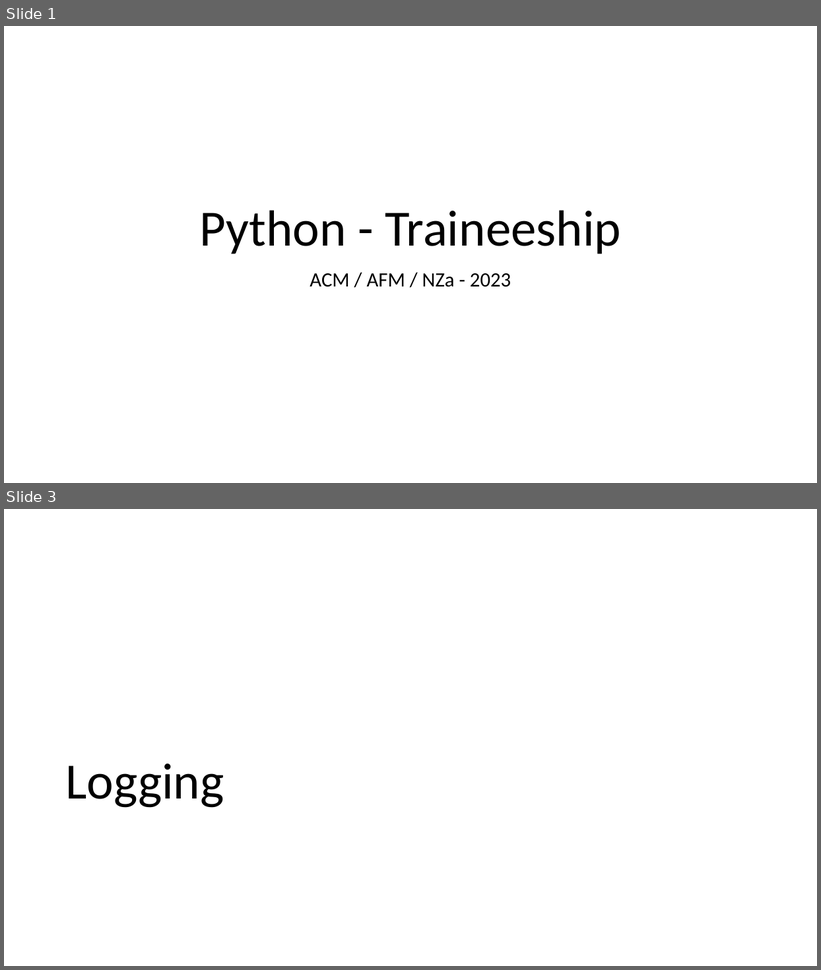
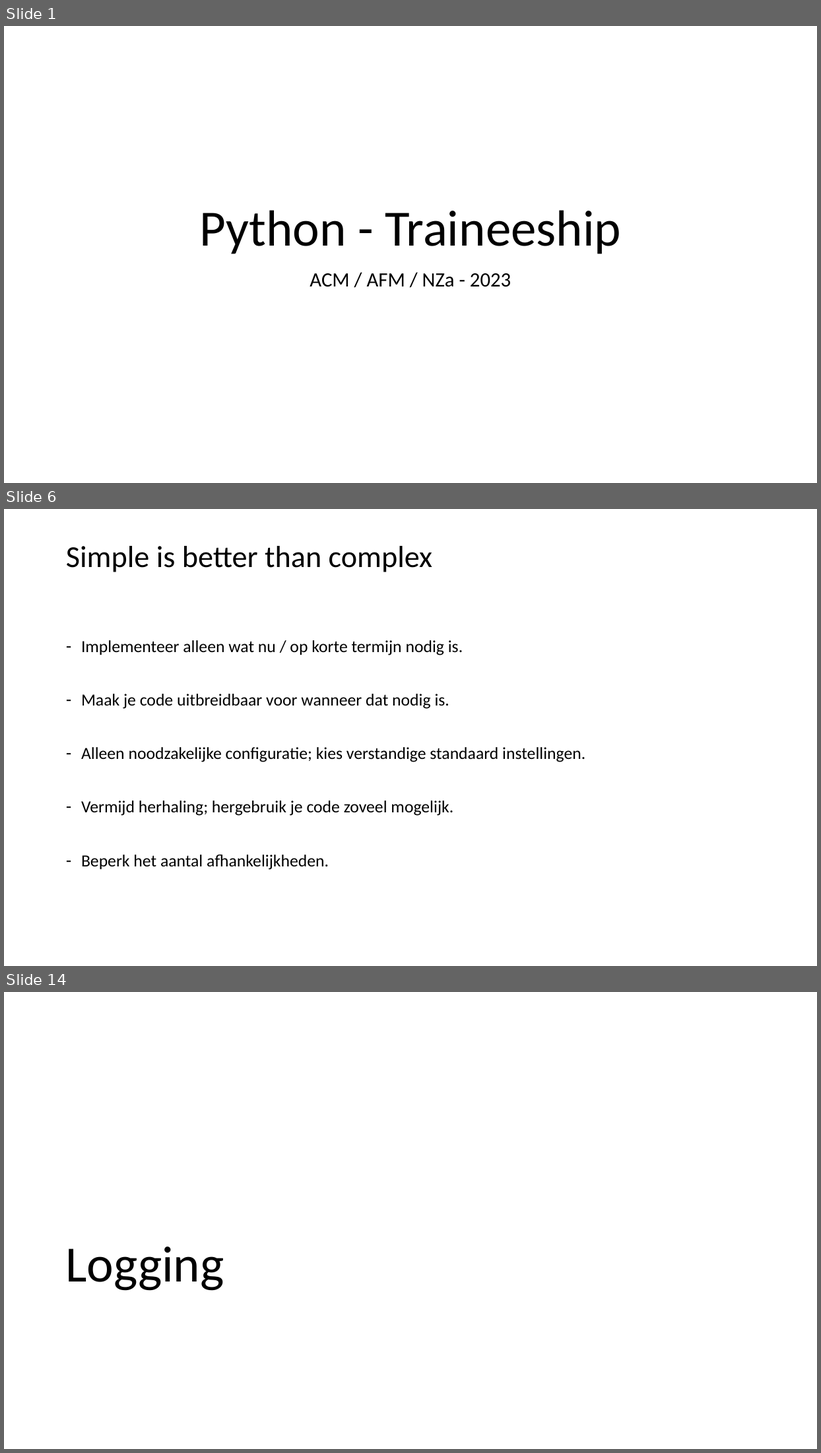
Before and after one commit to LFKoning/knowledge-sharing, a slide deck: python_trainees/2_style_logging_error_handling/python_traineeship_2.pptx. Shown one above the other, each under a label of ours: slides 1 and 3 before the commit, slides 1, 6 and 14 after it; the slides between them are not shown. The pictures are 821x970 and 821x1453 pixels, drawn with LibreOffice and Linux fonts; fonts in the diff are those of the drawing. Boxes give left, top, right and bottom in pixels: in the first picture for what was removed or moved away, otherwise in the second. Text is boxed around its words. In the diff, an @@ line names an element or a change of style, - is before the commit and + after.

```diff
--- a/python_trainees/2_style_logging_error_handling/python_traineeship_2.pptx
+++ b/python_trainees/2_style_logging_error_handling/python_traineeship_2.pptx
@@ slide 6 added at bbox=[4, 509, 817, 966], background #FFFFFF @@
@@ title added at bbox=[66, 546, 432, 572], 36 pt, text #000000 @@
+Simple is better than complex
@@ text added at bbox=[81, 640, 585, 870], 20 pt, text #000000 @@
+– Implementeer alleen wat nu / op korte termijn nodig is.
+– Maak je code uitbreidbaar voor wanneer dat nodig is.
+– Alleen noodzakelijke configuratie; kies verstandige standaard instellingen.
+– Vermijd herhaling; hergebruik je code zoveel mogelijk.
+– Beperk het aantal afhankelijkheden.
@@ what was slide 3 is now slide 14 @@
```
Also in this commit, not shown: 1 slide changed, 10 other slides added, 1 other file.
